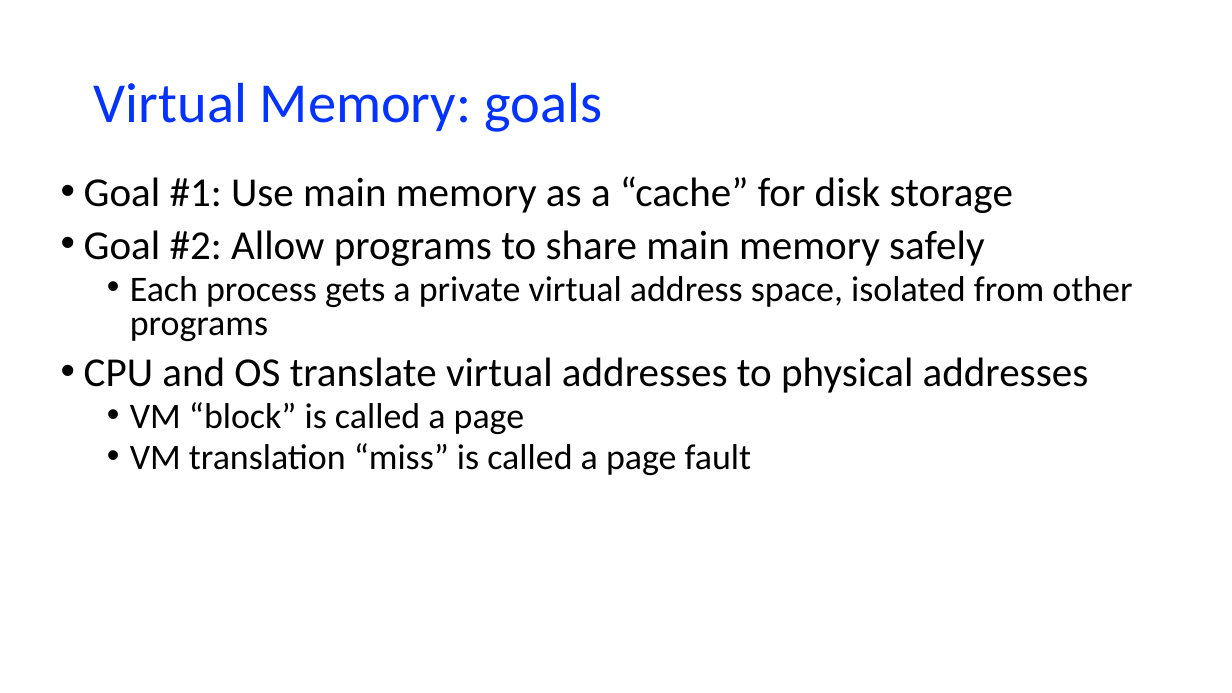
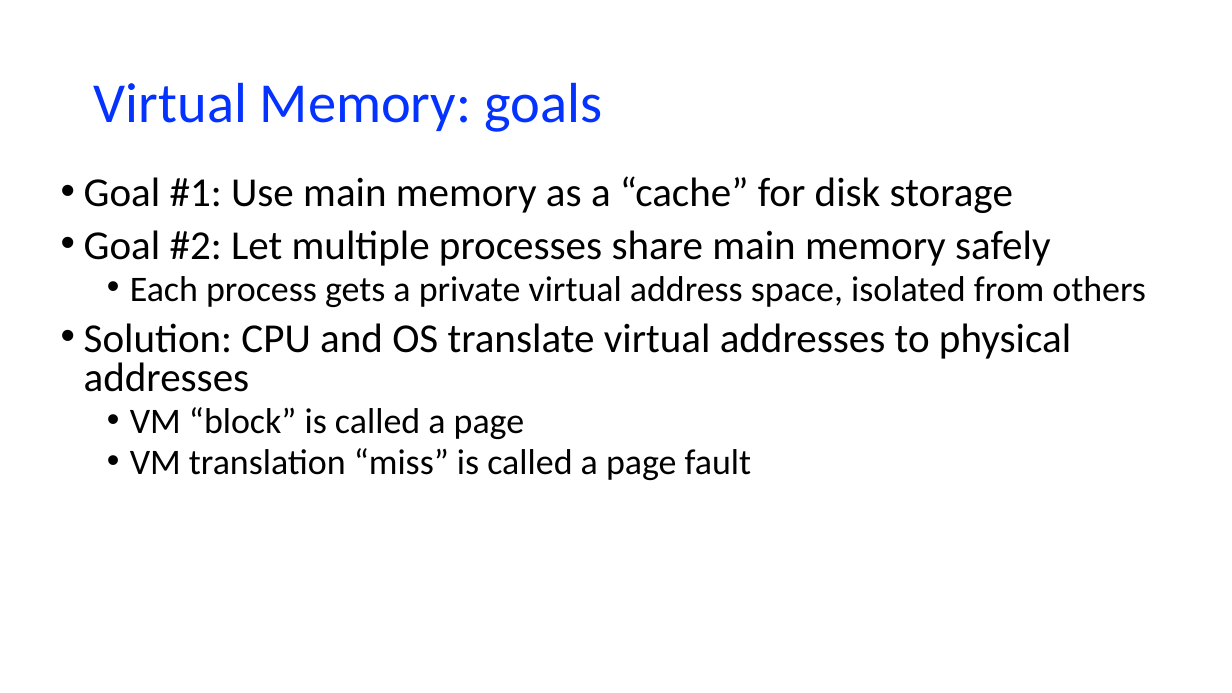
Before and after one commit to NYU-CSO/nyu-cso.github.io, a slide deck: slide 4 of notes/arch-mem2.pptx. Drawn at 1232x693 pixels with LibreOffice and Linux fonts; fonts in the diff are those of the drawing. Boxes give left, top, right and bottom in pixels: in the first picture for what was removed or moved away, otherwise in the second. Text is boxed around its words. In the diff, an @@ line names an element or a change of style, - is before the commit and + after.

```diff
--- a/notes/arch-mem2.pptx
+++ b/notes/arch-mem2.pptx
@@ text at [84,230,1146,392]: text changed @@
-• Goal #2: Allow programs to share main memory safely
-  • Each process gets a private virtual address space, isolated from other programs
-• CPU and OS translate virtual addresses to physical addresses
+• Goal #2: Let multiple processes share main memory safely
+  • Each process gets a private virtual address space, isolated from others
+• Solution: CPU and OS translate virtual addresses to physical addresses
```
Also in this commit, not shown: 1 other slide changed, 1 other file.
